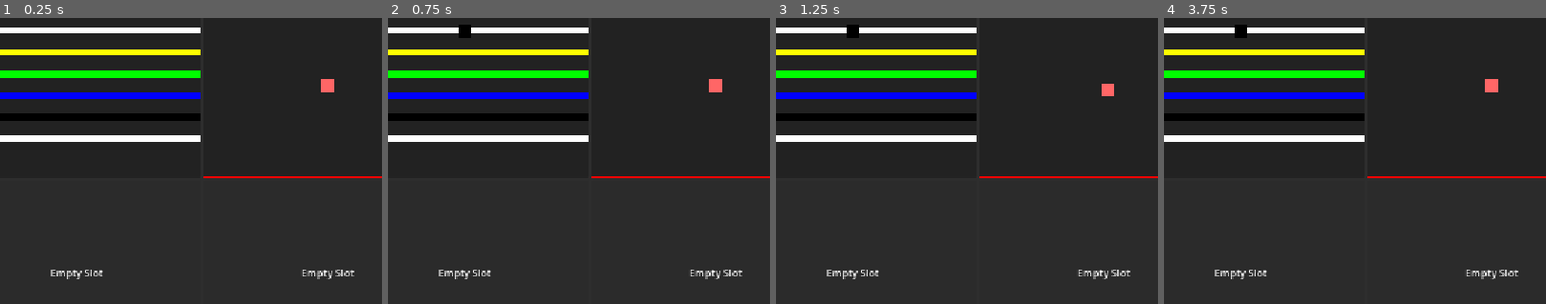
Above: before the commit, frames 1-4 (left to right).
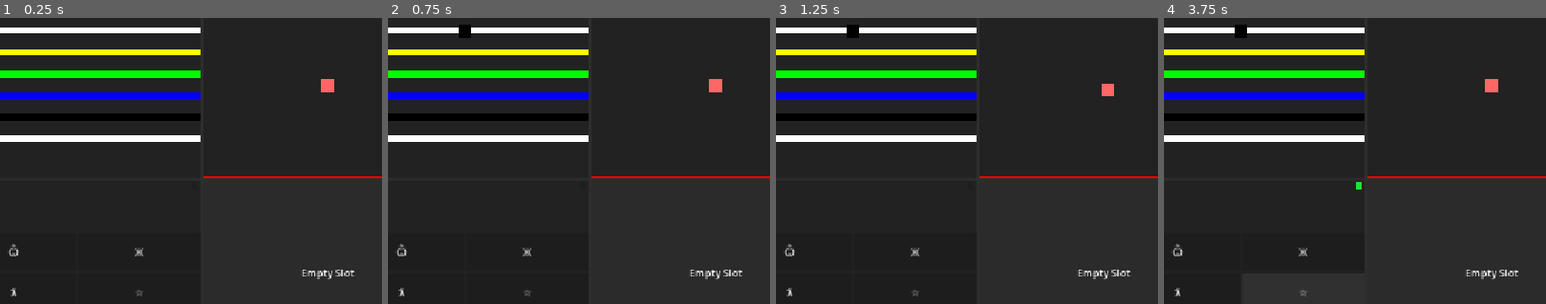
Above: after the commit, the same moments.

Repository: yutianzhe30/KeepTalkingOL
Game: Godot game, scene res://main.tscn
Same seed, same stepped clock (60 frames per second), same inputs: the game is played once before the commit and once after it.
Inputs (mouse positions are % of the whole screen's width and height, from its top left):
- Up to frame 1 (0.25 s): no input
- Up to frame 2 (0.75 s): click (50, 8) at 0.52 s
- Up to frame 3 (1.25 s): no input
- Up to frame 4 (3.75 s): click (42, 46) at 1.25 s, where only the run after the commit has a clickable "Ѽ"; click (58, 46) at 2 s, where only the run after the commit has a clickable "Ж"; click (42, 54) at 2.75 s, where only the run after the commit has a clickable "ƛ"; click (58, 54) at 3.5 s, where only the run after the commit has a clickable "☆"
The pictures show only the part of the screen within x 40-90%, y 6-56%; the shares and areas given below are measured in that part.

The runs differ from the first frame. In frame 1, 0.4% of the frame differs, in the area x 2-38%, y 79-98%; in frame 2, 0.4%; in frame 3, 0.4%; in frame 4, 0.4%, in the area x 2-52%, y 57-98%.

Commit message:
baisc button module

Diff:
--- /dev/null
+++ b/Scenes/Modules/ButtonModule.tscn
@@ -0,0 +1,47 @@
+[gd_scene format=3 uid="uid://c6j7k8mam0n1"]
+
+[ext_resource type="Script" path="res://Scripts/Modules/ButtonModule.gd" id="1_button_module"]
+[ext_resource type="PackedScene" path="res://Scenes/UI/ModuleLed.tscn" id="2_module_led"]
+
+[node name="ButtonModule" type="PanelContainer"]
+offset_right = 200.0
+offset_bottom = 200.0
+script = ExtResource("1_button_module")
+
+[node name="VBoxContainer" type="VBoxContainer" parent="."]
+layout_mode = 2
+alignment = 1
+
+[node name="GridContainer" type="GridContainer" parent="VBoxContainer"]
+layout_mode = 2
+columns = 2
+
+[node name="Button1" type="Button" parent="VBoxContainer/GridContainer"]
+custom_minimum_size = Vector2(60, 60)
+layout_mode = 2
+size_flags_horizontal = 3
+size_flags_vertical = 3
+text = "?"
+
+[node name="Button2" type="Button" parent="VBoxContainer/GridContainer"]
+custom_minimum_size = Vector2(60, 60)
+layout_mode = 2
+size_flags_horizontal = 3
+size_flags_vertical = 3
+text = "?"
+
+[node name="Button3" type="Button" parent="VBoxContainer/GridContainer"]
+custom_minimum_size = Vector2(60, 60)
+layout_mode = 2
+size_flags_horizontal = 3
+size_flags_vertical = 3
+text = "?"
+
+[node name="Button4" type="Button" parent="VBoxContainer/GridContainer"]
+custom_minimum_size = Vector2(60, 60)
+layout_mode = 2
+size_flags_horizontal = 3
+size_flags_vertical = 3
+text = "?"
+
+[node name="ModuleLED" parent="." instance=ExtResource("2_module_led")]
--- /dev/null
+++ b/Scripts/Modules/ButtonModule.gd
@@ -0,0 +1,133 @@
+extends "res://Scripts/Modules/BaseModule.gd"
+
+# Button Module (Keypad Style)
+# The user sees 4 buttons with symbols.
+# They must press them in a specific order defined by which "List" the symbols belong to.
+
+@onready var grid_container = $VBoxContainer/GridContainer
+var buttons: Array[Button] = []
+
+# Symbol Lists (Based on Keep Talking and Nobody Explodes Keypad)
+# Using some Unicode characters as requested in AGENTS.md
+const LISTS = [
+	["Ϙ", "Ѧ", "ƛ", "Ϟ", "Ѭ", "ϗ", "Ͽ", ], # List 1
+	["Ӭ", "Ϙ", "Ͽ", "Ҩ", "☆", "ϗ", "¿"], # List 2
+	["©", "Ѽ", "Ҩ", "Ж", "ƛ", "ƛ", "☆"], # List 3
+	["б", "¶", "Ѣ", "Ѭ", "Ж", "¿", "☺"], # List 4
+	["Ψ", "☺", "Ѣ", "Ͼ", "¶", "Ѯ", "★"], # List 5
+	["б", "Ӭ", "҂", "æ", "Ψ", "Ҋ", "Ω"] # List 6
+]
+
+# State
+var active_symbols: Array[String] = []
+var correct_sequence: Array[int] = [] # Indices of buttons in order of pressing
+var current_step: int = 0
+var button_configs: Array[Dictionary] = [] # Stores {index: int, symbol: String} for each button
+
+func _ready():
+	_setup_buttons()
+	start_game()
+
+func _setup_buttons():
+	# Get existing button nodes from the scene
+	for child in grid_container.get_children():
+		if child is Button:
+			buttons.append(child)
+			child.pressed.connect(_on_button_pressed.bind(buttons.size() - 1))
+
+func start_game():
+	current_step = 0
+	_pick_puzzle()
+	_update_button_visuals()
+
+func _pick_puzzle():
+	# 1. Pick a random list
+	var chosen_list = LISTS.pick_random()
+
+	# 2. Pick 4 unique symbols from that list
+	# We need to preserve their relative order from the original list for the solution
+	var available_indices = []
+	for i in range(chosen_list.size()):
+		available_indices.append(i)
+
+	available_indices.shuffle()
+	var chosen_indices = available_indices.slice(0, 4)
+	chosen_indices.sort() # Sort indices to get correct solution order
+
+	active_symbols.clear()
+	correct_sequence.clear()
+	button_configs.clear()
+
+	# Create the solution
+	var temp_symbols = []
+	for idx in chosen_indices:
+		temp_symbols.append(chosen_list[idx])
+
+	print("Button Module Debug: Correct Order -> ", temp_symbols)
+
+	# Map these symbols to random buttons
+	var button_indices = [0, 1, 2, 3]
+	#button_indices.shuffle()
+
+	# Assign symbols to buttons
+	# temp_symbols is in correct order.
+	# We need to know which BUTTON corresponds to which step in the sequence.
+
+	# Example:
+	# Solution: [A, B, C, d]
+	# Buttons (randomized): [2:A, 0:B, 3:C, 1:d]
+	# Correct Sequence (Button Indices): [2, 0, 3, 1]
+
+	# Let's verify the logic:
+	# chosen_list = [A, B, C, D, E, F]
+	# chosen_indices = [0, 1, 3, 5] -> [A, B, D, F] (Correct Order)
+
+	# We have 4 buttons.
+	# We assign the 4 symbols to the 4 buttons randomly.
+
+	var symbol_to_button_map = {}
+
+	for i in range(4):
+		var btn_idx = button_indices[i]
+		var symbol = temp_symbols[i] # This is the i-th symbol in the CORRECT sequence
+
+		# Wait, shuffling button_indices implies:
+		# i=0 (First in seq) -> goes to button `button_indices[0]`
+		# i=1 (Second in seq) -> goes to button `button_indices[1]`
+
+		# So `correct_sequence` should simply be `button_indices`!
+		# Because button_indices[0] HAS the first symbol.
+		# button_indices[1] HAS the second symbol.
+
+		button_configs.append({
+			"button_index": btn_idx,
+			"symbol": symbol
+		})
+
+		symbol_to_button_map[symbol] = btn_idx
+
+	# Re-construct correct_sequence based on the sorted symbols
+	for sym in temp_symbols:
+		correct_sequence.append(symbol_to_button_map[sym])
+
+func _update_button_visuals():
+	for config in button_configs:
+		var btn = buttons[config.button_index]
+		btn.text = config.symbol
+
+func _on_button_pressed(btn_index: int):
+	if state == ModuleState.SOLVED or state == ModuleState.FAILED:
+		return
+
+	if btn_index == correct_sequence[current_step]:
+		print("Button Module: Correct press ", current_step + 1, "/", 4)
+		current_step += 1
+
+		# Animation / Feedback could go here (e.g. green light on button)
+
+		if current_step >= 4:
+			solve()
+	else:
+		print("Button Module: Wrong press! Expected button ", correct_sequence[current_step], " but got ", btn_index)
+		strike()
+		current_step = 0 # Reset progress on strike
--- a/main.tscn
+++ b/main.tscn
@@ -5,6 +5,7 @@
 [ext_resource type="PackedScene" path="res://Scenes/Modules/BalanceModule.tscn" id="3_balance"]
 [ext_resource type="PackedScene" path="res://Scenes/Modules/ECGModule.tscn" id="4_ecg"]
 [ext_resource type="PackedScene" uid="uid://dpsk0h3s01qne" path="res://Scenes/Modules/PlaceholderModule.tscn" id="5_placeholder"]
+[ext_resource type="PackedScene" path="res://Scenes/Modules/ButtonModule.tscn" id="7_button"]
 [ext_resource type="Script" path="res://Scripts/BombManager.gd" id="6_bomb_manager_script"]
 
 [node name="Main" type="Control"]
@@ -54,7 +55,7 @@
 size_flags_horizontal = 3
 size_flags_vertical = 3
 
-[node name="Placeholder1" parent="PanelContainer/MarginContainer/GridContainer" instance=ExtResource("5_placeholder")]
+[node name="ButtonModule" parent="PanelContainer/MarginContainer/GridContainer" instance=ExtResource("7_button")]
 layout_mode = 2
 size_flags_horizontal = 3
 size_flags_vertical = 3
Not shown, added: Scripts/Modules/ButtonModule.gd.uid
Not shown, changed: AGENTS.md
